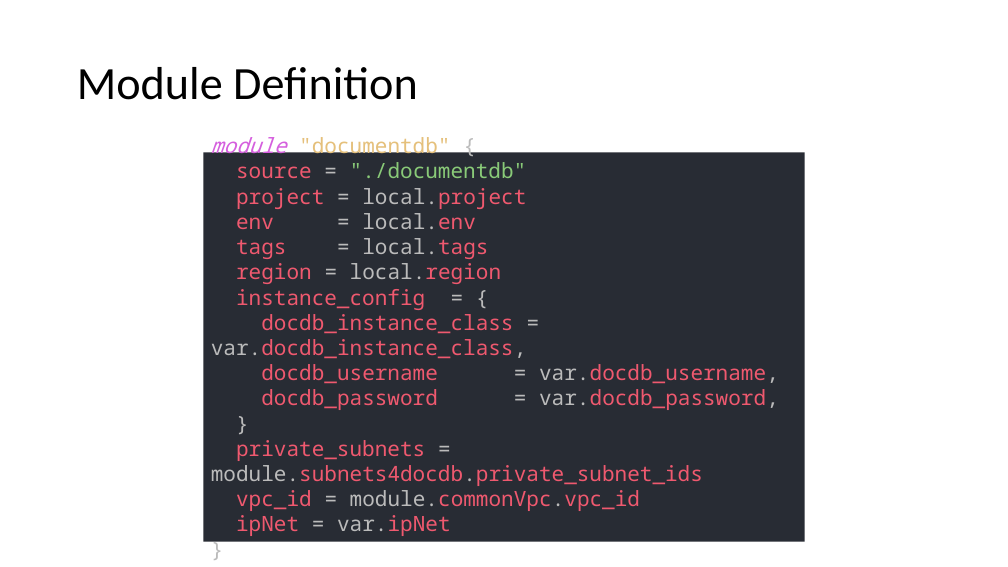
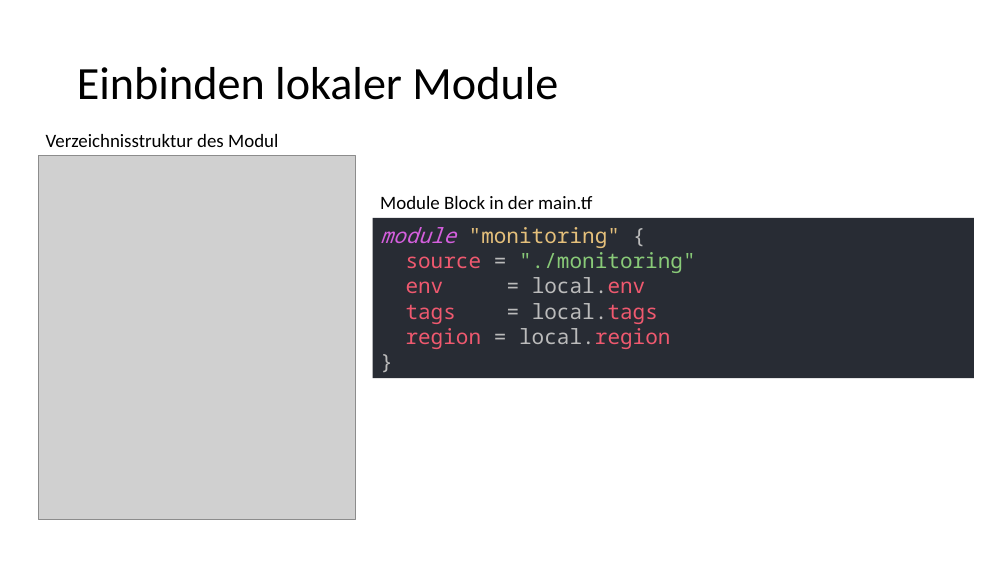
Before and after one commit to djakielski/terraform-schulung, a slide deck: slide 3 of Modul_08_Modules/Modules.pptx (slide 2 before the commit). Drawn at 1008x567 pixels with LibreOffice and Linux fonts; fonts in the diff are those of the drawing; grey boxes stand for pictures. Boxes give left, top, right and bottom in pixels: in the first picture for what was removed or moved away, otherwise in the second. Text is boxed around its words. In the diff, an @@ line names an element or a change of style, - is before the commit and + after.

Commit message:
Add Presentation for modul08 Modules

```diff
--- a/Modul_08_Modules/Modules.pptx
+++ b/Modul_08_Modules/Modules.pptx
@@ title at [77, 67, 558, 100]: text changed @@
-Module Definition
+Einbinden lokaler Module
@@ text added at [46, 134, 278, 147], 18 pt, text #000000 @@
+Verzeichnisstruktur des Modul
@@ picture added at [38, 155, 355, 520] @@
@@ text added at [380, 196, 592, 209], 18 pt, text #000000 @@
+Module Block in der main.tf
@@ rectangle "module "monitoring" { source = ...": place and size @@
-rectangle "module "monitoring" { source = ..." at [203, 153, 805, 542]
+rectangle "module "monitoring" { source = ..." at [373, 218, 974, 378]
@@ text in rectangle at [380, 227, 696, 349]: text changed @@
-module "documentdb" {
-source = "./documentdb"
-project = local.project
-env = local.env
-tags = local.tags
-region = local.region
-instance_config = {
-docdb_instance_class = var.docdb_instance_class,
-docdb_username = var.docdb_username,
-docdb_password = var.docdb_password,
-}
-private_subnets = module.subnets4docdb.private_subnet_ids
-vpc_id = module.commonVpc.vpc_id
-ipNet = var.ipNet
-}
+module "monitoring" {
+source = "./monitoring"
+env = local.env
+tags = local.tags
+region = local.region
+}
```
Also in this commit, not shown: 3 slides added.
